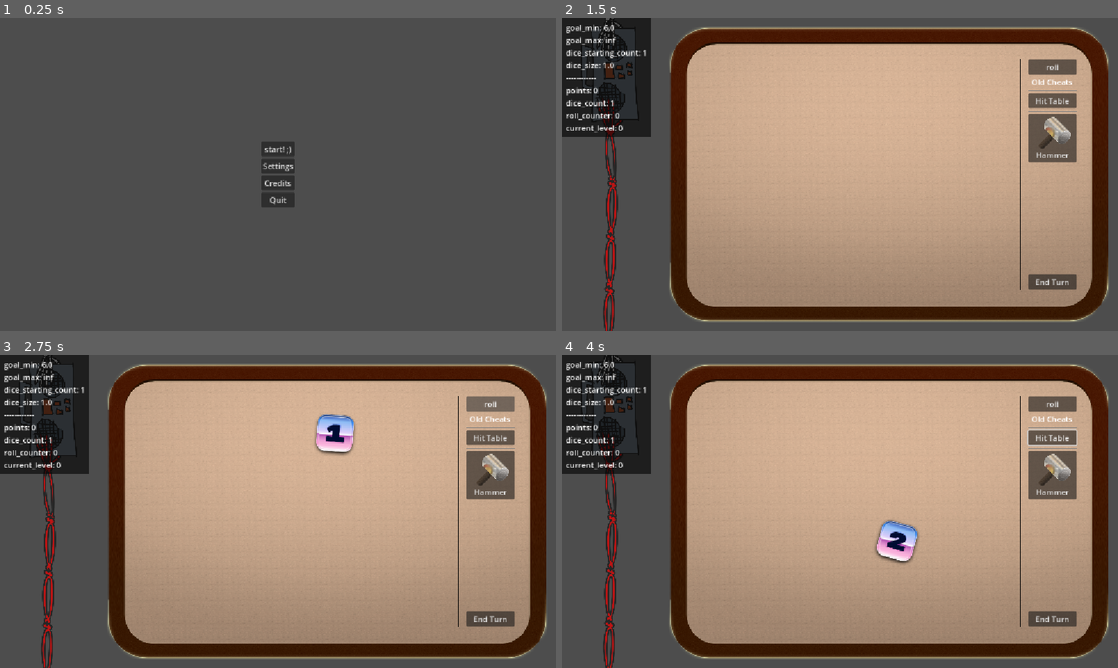
Above: before the commit, frames 1-4 (two rows, left to right).
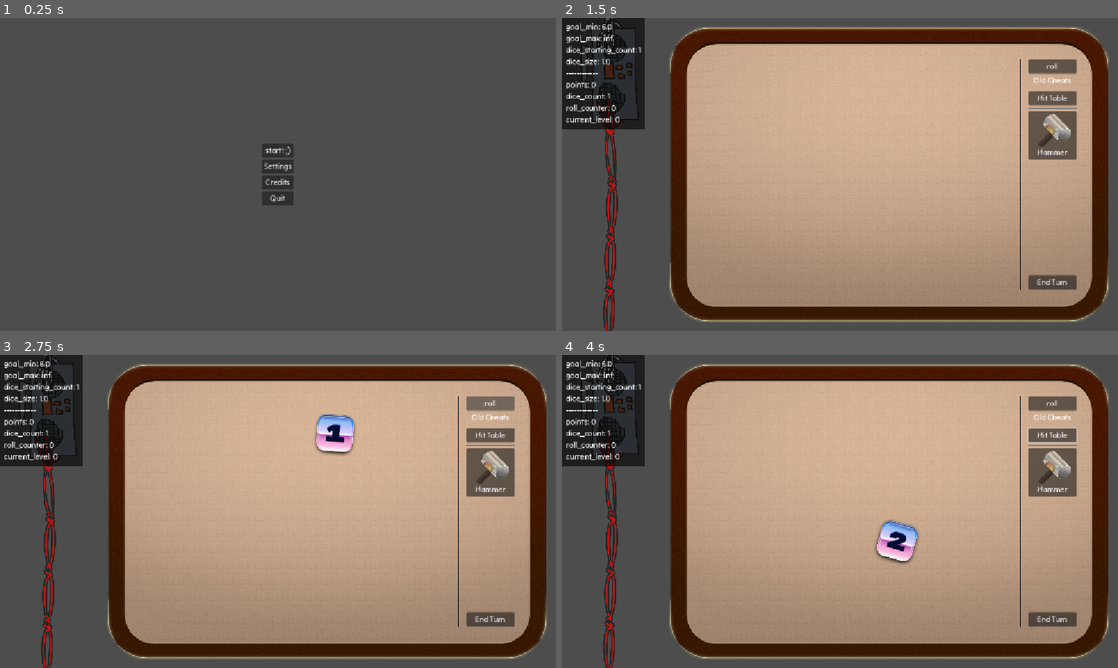
Above: after the commit, the same moments.

Repository: vhoyer/ludum_dare_60
Game: Godot game, scene res://stages/main_menu/main_menu.tscn
Two runs of this game, one before a commit and one after it. Both use one fixed random seed, a clock stepped at 60 frames per second and the inputs below.
Inputs (mouse positions are in pixels of both pictures, inside the frame that each line leads up to):
- Up to frame 1 (0.25 s): no input
- Up to frame 2 (1.5 s): click "start! ,)" at 0.5 s; move the mouse to (962, 158) at 1.27 s; hold Right (ui_right) from 1.28 s (still down); tap K at 1.35 s; click (962, 158) at 1.42 s
- Up to frame 3 (2.75 s): release Right (ui_right) at 2 s; click "roll" at 2 s
- Up to frame 4 (4 s): move the mouse to (728, 527) at 2.77 s; hold Down (ui_down) 2.78-3.53 s; tap K at 2.85, 3.6 s; move the mouse to (895, 442) at 3.52 s; hold Right (ui_right) from 3.53 s (still down)

The runs differ from the first frame. In frame 1, 0.3% of the frame differs, in the area x 47-53%, y 39-61%; in frame 2, 3.3%; in frame 3, 3.3%; in frame 4, 3.3%, in the area x 0-93%, y 0-86%.

Commit message:
Import and Apply Font Tilt Neon as Default

Diff:
--- a/assets/theme.tres
+++ b/assets/theme.tres
@@ -1,6 +1,9 @@
 [gd_resource type="Theme" format=3 uid="uid://b10mtsfylwshn"]
 
+[ext_resource type="FontFile" uid="uid://ms2r4r1swcoi" path="res://assets/font/Tilt_Neon/TiltNeon-Regular-VariableFont_XROT,YROT.ttf" id="1_5x3i2"]
+
 [resource]
+default_font = ExtResource("1_5x3i2")
 MarginContainerMedium/base_type = &"MarginContainer"
 MarginContainerMedium/constants/margin_bottom = 16
 MarginContainerMedium/constants/margin_left = 16
Not shown, added: assets/font/Tilt_Neon/OFL.txt
Not shown, added: assets/font/Tilt_Neon/README.txt
Binary file added: assets/font/Tilt_Neon/TiltNeon-Regular-VariableFont_XROT,YROT.ttf
Not shown, added: assets/font/Tilt_Neon/TiltNeon-Regular-VariableFont_XROT,YROT.ttf.import
